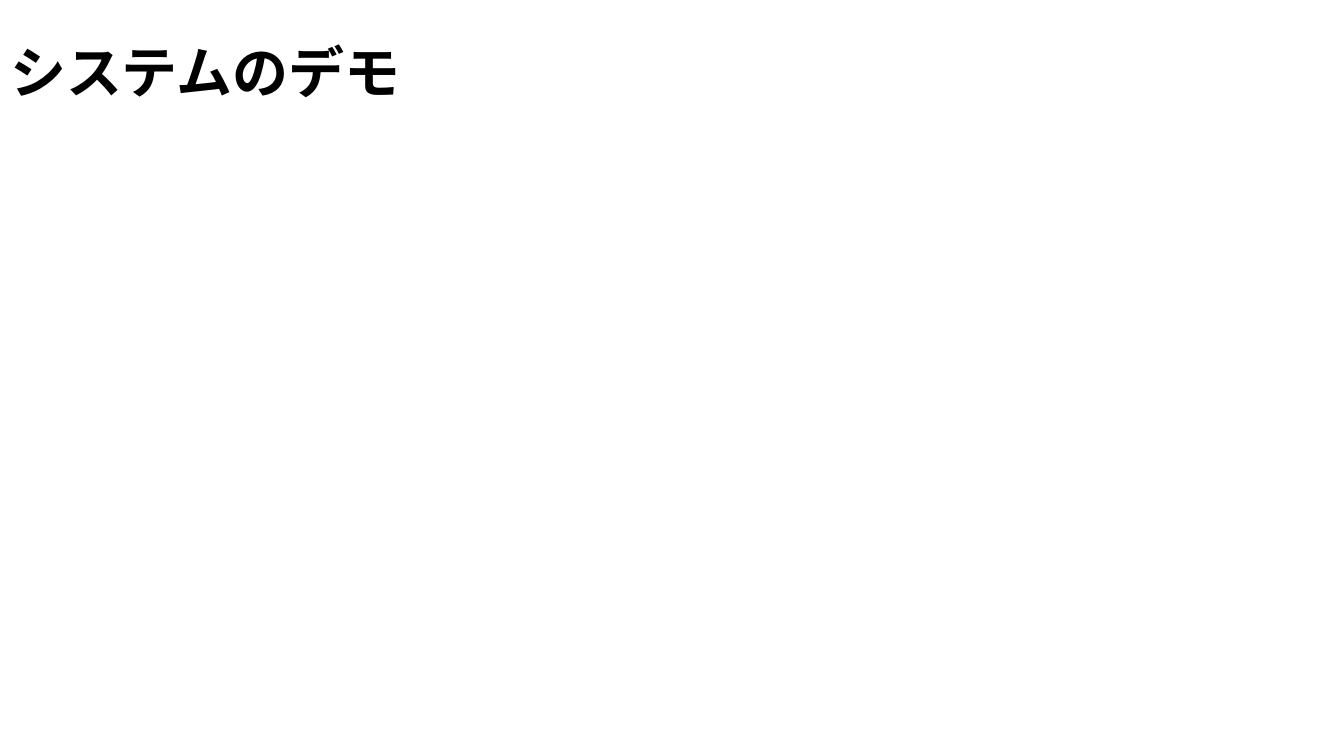
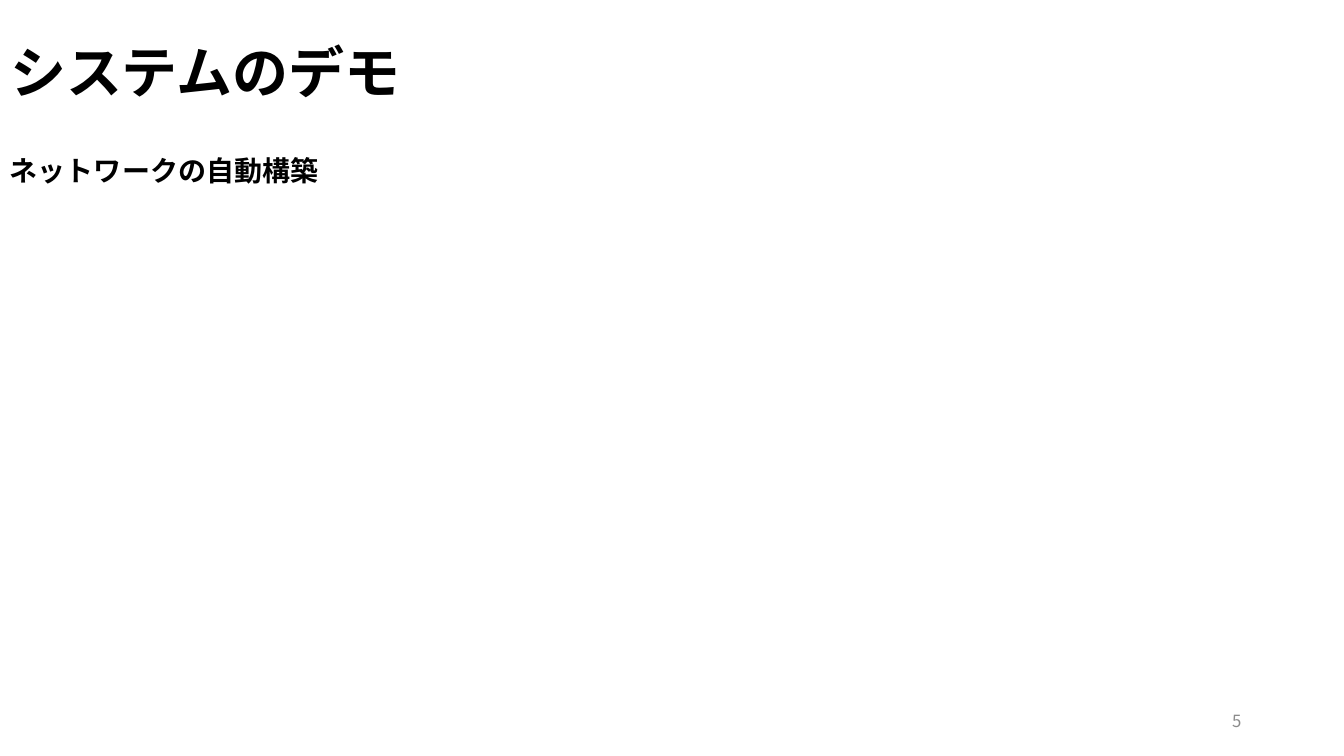
Before and after one commit to OOL2020-goodluckfanfield/Document, a slide deck: slide 5 of ool2020_middle_report_volume３_10_25 .pptx. Drawn at 1344x756 pixels with LibreOffice and Linux fonts; fonts in the diff are those of the drawing. Boxes give left, top, right and bottom in pixels: in the first picture for what was removed or moved away, otherwise in the second. Text is boxed around its words. In the diff, an @@ line names an element or a change of style, - is before the commit and + after.

```diff
--- a/ool2020_middle_report_volume３_10_25 .pptx
+++ b/ool2020_middle_report_volume３_10_25 .pptx
@@ text added at [10, 157, 318, 184], 20 pt, text #000000, bold @@
+ネットワークの自動構築
@@ page number added at [1232, 715, 1241, 727], 12 pt, text #8C8C8C @@
+5
```
Also in this commit, not shown: 9 other slides changed, 3 slides added.
